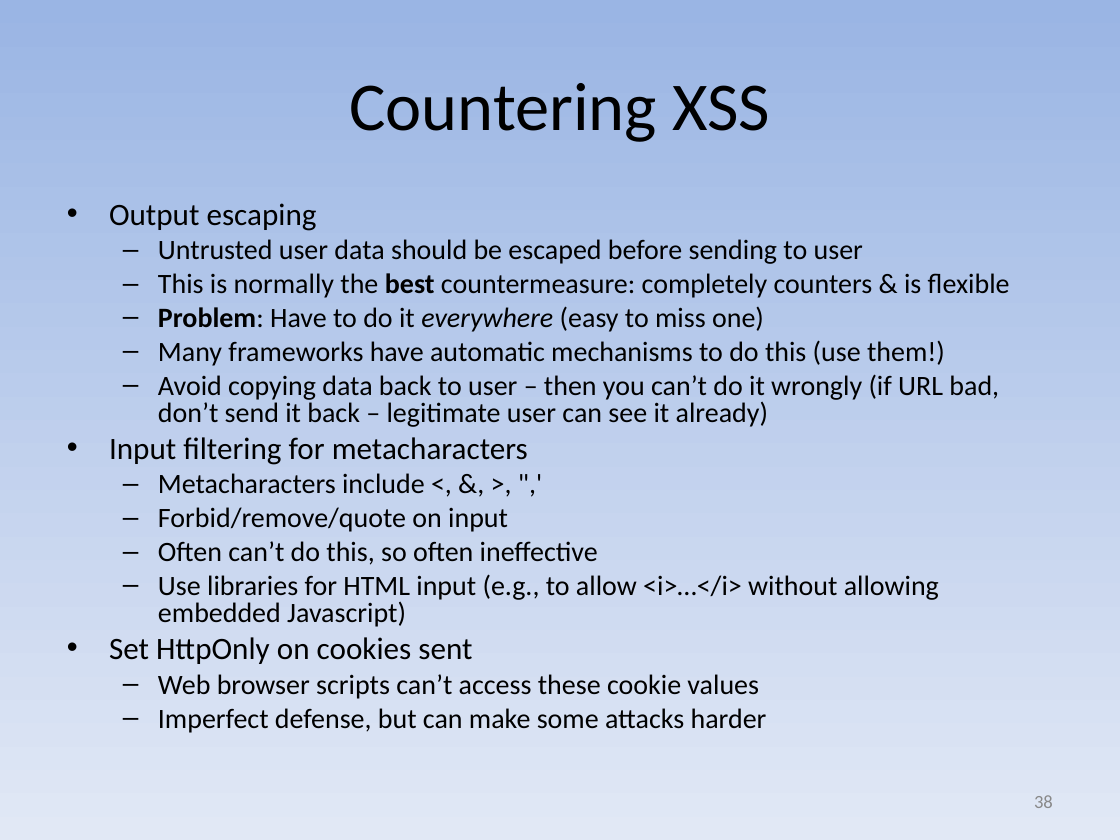
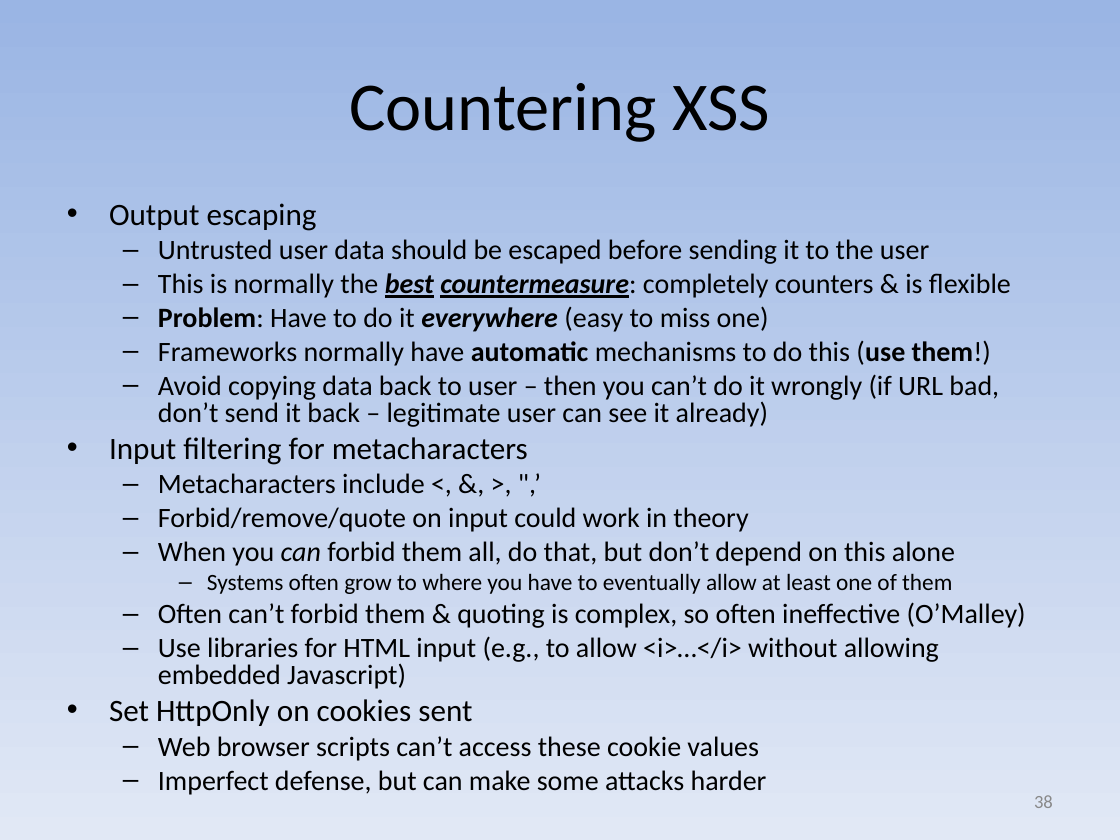
Before and after one commit to david-a-wheeler/david-a-wheeler.github.io, a slide deck: slide 38 of secure-class/presentations/Secure-Software-6-Output.ppt. Drawn at 1120x840 pixels with LibreOffice and Linux fonts; fonts in the diff are those of the drawing. Boxes give left, top, right and bottom in pixels: in the first picture for what was removed or moved away, otherwise in the second. Text is boxed around its words. In the diff, an @@ line names an element or a change of style, - is before the commit and + after.

```diff
--- a/secure-class/presentations/Secure-Software-6-Output.ppt
+++ b/secure-class/presentations/Secure-Software-6-Output.ppt
@@ text at [158, 239, 929, 264]: text changed @@
-  – Untrusted user data should be escaped before sending to user
+  – Untrusted user data should be escaped before sending it to the user
@@ text at [158, 273, 1011, 332]: bold on in "countermeasure:", "everywhere"; italic on, underline on in "best countermeasure:" @@
@@ text at [158, 341, 991, 366]: text changed @@
-  – Many frameworks have automatic mechanisms to do this (use them!)
+  – Frameworks normally have automatic mechanisms to do this (use them!)
@@ text at [158, 473, 1026, 628]: text changed @@
-  – Metacharacters include <, &, >, ",'
-  – Forbid/remove/quote on input
-  – Often can’t do this, so often ineffective
+  – Metacharacters include <, &, >, ",’
+  – Forbid/remove/quote on input could work in theory
+  – When you can forbid them all, do that, but don’t depend on this alone
+    – Systems often grow to where you have to eventually allow at least one of them
+  – Often can’t forbid them & quoting is complex, so often ineffective (O’Malley)
```
Also in this commit, not shown: 2 other slides changed, 2 other files.
